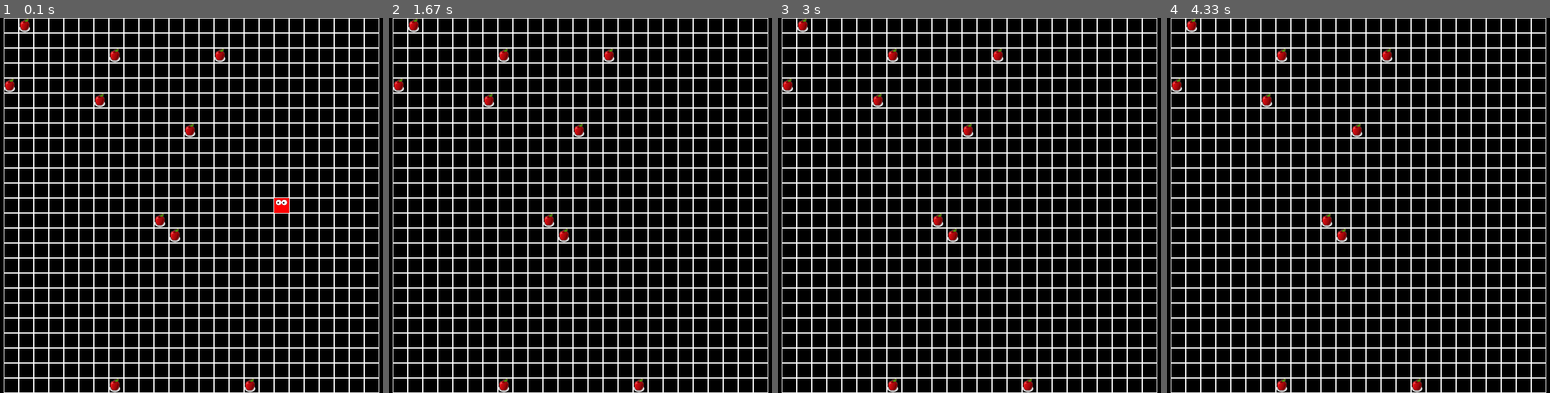
Above: before the commit, frames 1-4 (left to right).
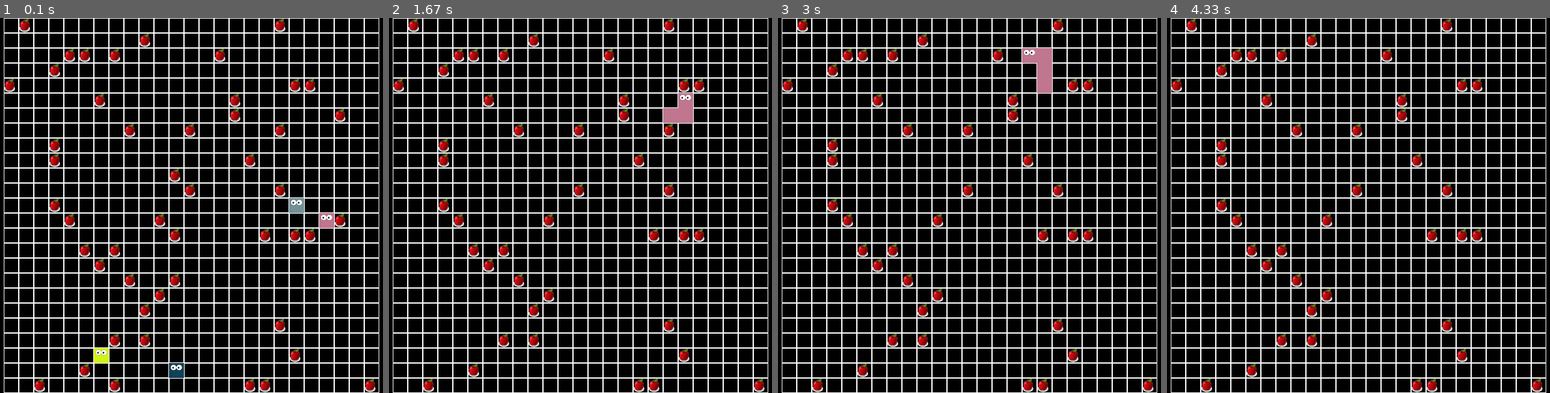
Above: after the commit, the same moments.

Repository: kurt-gubi/snakegame
Game: pygame game, started from snake.py
Two runs of this game, one before a commit and one after it. Both use one fixed random seed, a clock stepped at 60 frames per second and the inputs below. The source is Python 2; it was converted automatically to run under Python 3.
Inputs:
- Up to frame 1 (0.1 s): no input
- Up to frame 2 (1.67 s): no input
- Up to frame 3 (3 s): no input
- Up to frame 4 (4.33 s): no input

The runs differ from the first frame. In frame 1, 3.9% of the frame differs, in the area x 8-99%, y 0-100%; in frame 2, 3.4%; in frame 3, 3.5%; in frame 4, 2.9%.

Commit message:
Random bot colours, improvements to random bots.

Diff:
--- a/bots.py
+++ b/bots.py
@@ -1,9 +1,14 @@
 import random
+
+from common import *
 
 def right_bot(board, (x, y)):
     return 'R'
 
 def random_bot(board, (x, y)):
+    return random.choice('UDLR')
+
+def random_bounds_bot(board, (x, y)):
     height = len(board)
     width = len(board[0])
     moves = []
@@ -15,8 +20,32 @@
         moves.append('U')
     if y < height - 1:
         moves.append('D')
-    return random.choice(moves)
 
-def random_bot2(board, (x, y)):
+    move = 'U'
+    while moves and move not in moves:
+        move = random_bot(board, (x, y))
+    return move
+
+def random_square_bot(board, (x, y)):
+    def in_bounds(x, y, w, h):
+        return x >= 0 and y >= 0 and x < w and y < h
+
+    h = len(board)
+    w = len(board[0])
+
+    todo = directions.keys()
+
     move = random_bot(board, (x, y))
-    nx, ny = x
+    dx, dy = directions[move]
+    nx = x + dx
+    ny = y + dy
+
+    while todo and in_bounds(nx, ny, w, h) and \
+          board[ny][nx] not in (Squares.EMPTY, Squares.APPLE):
+        if move in todo:
+            todo.remove(move)
+        move = random_bot(board, (x, y))
+        dx, dy = directions[move]
+        nx = x + dx
+        ny = y + dy
+    return move
--- a/snake.py
+++ b/snake.py
@@ -3,7 +3,7 @@
 from __future__ import division
 
 import string
-import random
+from random import randint
 from collections import deque
 from copy import deepcopy
 import traceback
@@ -49,8 +49,8 @@
         self.new_game(rows, columns, n_apples)
 
     def get_random_position(self):
-        x = random.randint(0, self.columns - 1)
-        y = random.randint(0, self.rows - 1)
+        x = randint(0, self.columns - 1)
+        y = randint(0, self.rows - 1)
         return (x, y)
 
     def new_game(self, rows, columns, n_apples):
@@ -98,7 +98,7 @@
         else:
             raise KeyError, "Could not insert snake into the board."
 
-        colour = (255, 0, 0)
+        colour = (randint(0, 255), randint(0, 255), randint(0, 255))
         self.bots[letter] = [bot, colour, deque([(x, y)])]
         self.board[y][x] = letter.upper()
         return letter
@@ -215,7 +215,7 @@
 
             # Update the display.
             pygame.display.flip()
-            clock.tick(5)
+            clock.tick(20)
 
             # Let the snakes move!
             self.update_snakes()
@@ -226,6 +226,9 @@
 if __name__ == '__main__':
     from bots import *
 
-    game = SnakeEngine(25, 25, 10)
+    game = SnakeEngine(25, 25, 50)
     game.add_bot(right_bot)
+    game.add_bot(random_bot)
+    game.add_bot(random_bounds_bot)
+    game.add_bot(random_square_bot)
     game.run()
